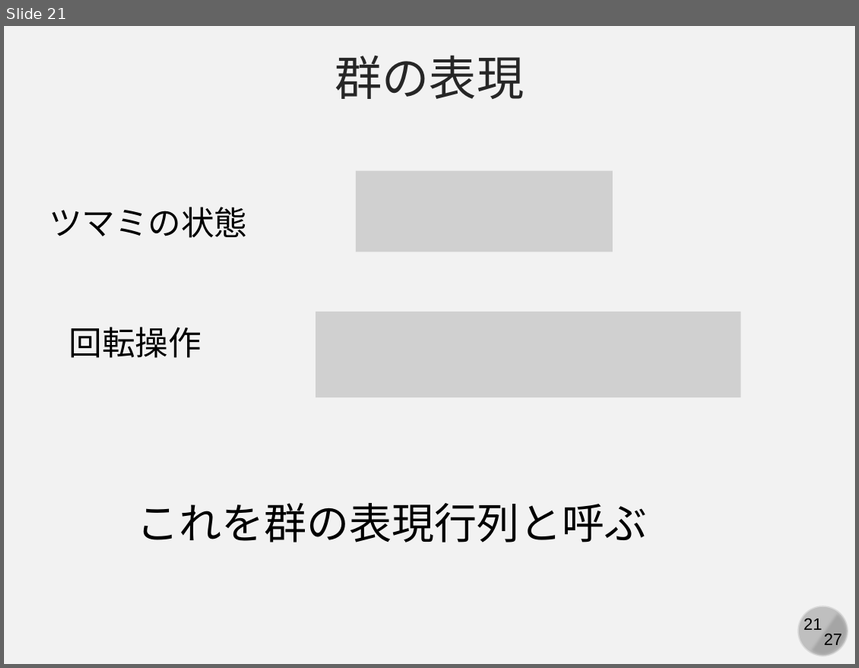
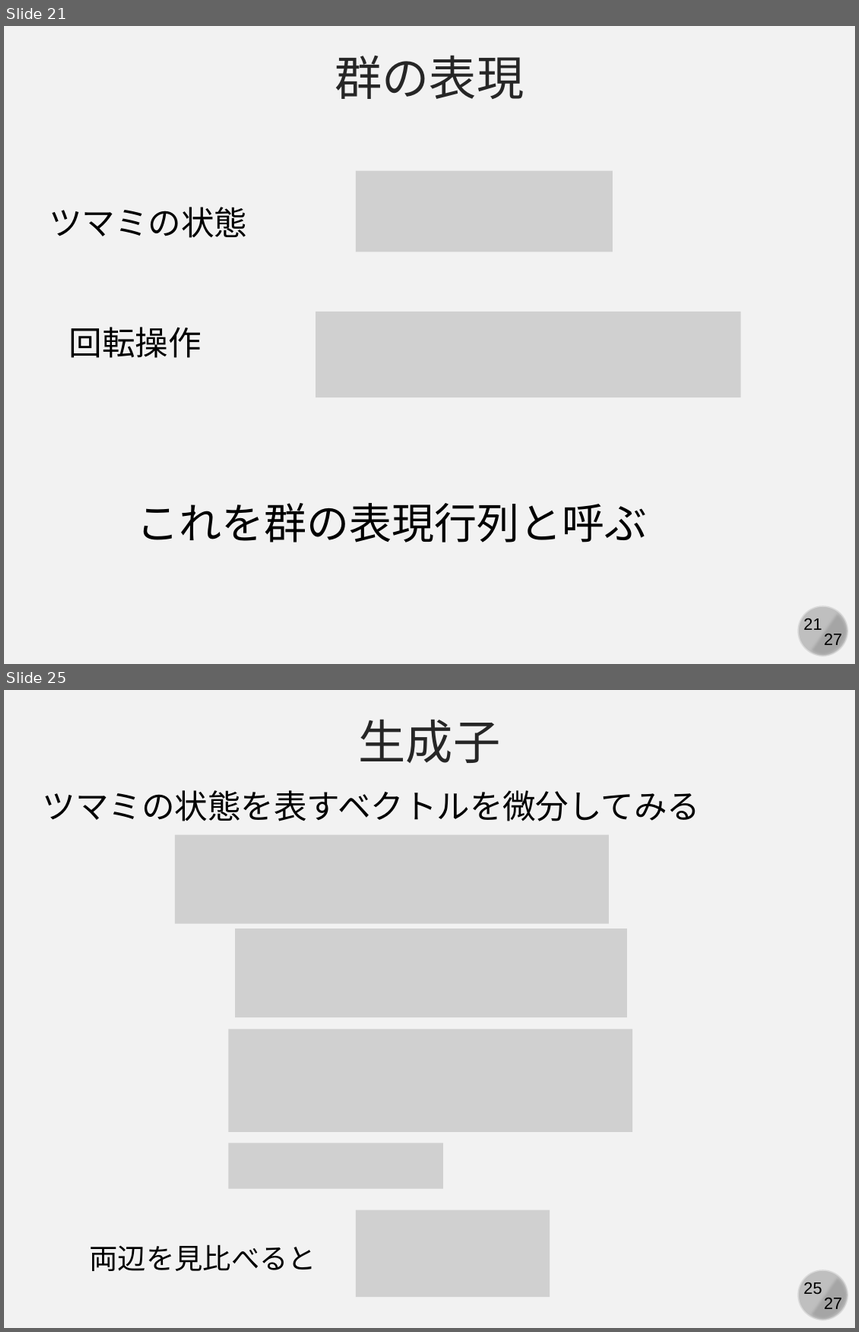
Before and after one commit to kaityo256/classical_mechanics, a slide deck: poisson/fig/slide.pptx. Shown one above the other, each under a label of ours: slide 21 before the commit, slides 21 and 25 after it; the slides between them are not shown. The pictures are 859x668 and 859x1332 pixels, drawn with LibreOffice and Linux fonts; fonts in the diff are those of the drawing; grey boxes stand for pictures. Boxes give left, top, right and bottom in pixels: in the first picture for what was removed or moved away, otherwise in the second. Text is boxed around its words. In the diff, an @@ line names an element or a change of style, - is before the commit and + after.

```diff
--- a/poisson/fig/slide.pptx
+++ b/poisson/fig/slide.pptx
@@ slide 25 added at (4,690,855,1328), background #F2F2F2; not listed: 4 template elements that a slide beside it also shows @@
@@ text added at (359,719,501,763), 40 pt, text #262626 @@
+生成子
@@ text added at (43,790,701,821), 28 pt, text #000000 @@
+ツマミの状態を表すベクトルを微分してみる
@@ picture added at (175,834,609,924) @@
@@ picture added at (236,929,627,1018) @@
@@ picture added at (229,1030,633,1132) @@
@@ picture added at (229,1143,443,1189) @@
@@ picture added at (356,1210,550,1297) @@
@@ text added at (89,1245,316,1271), 24 pt, text #000000 @@
+両辺を見比べると
```
Also in this commit, not shown: 1 slide changed, 6 other slides added, 1 other file.
